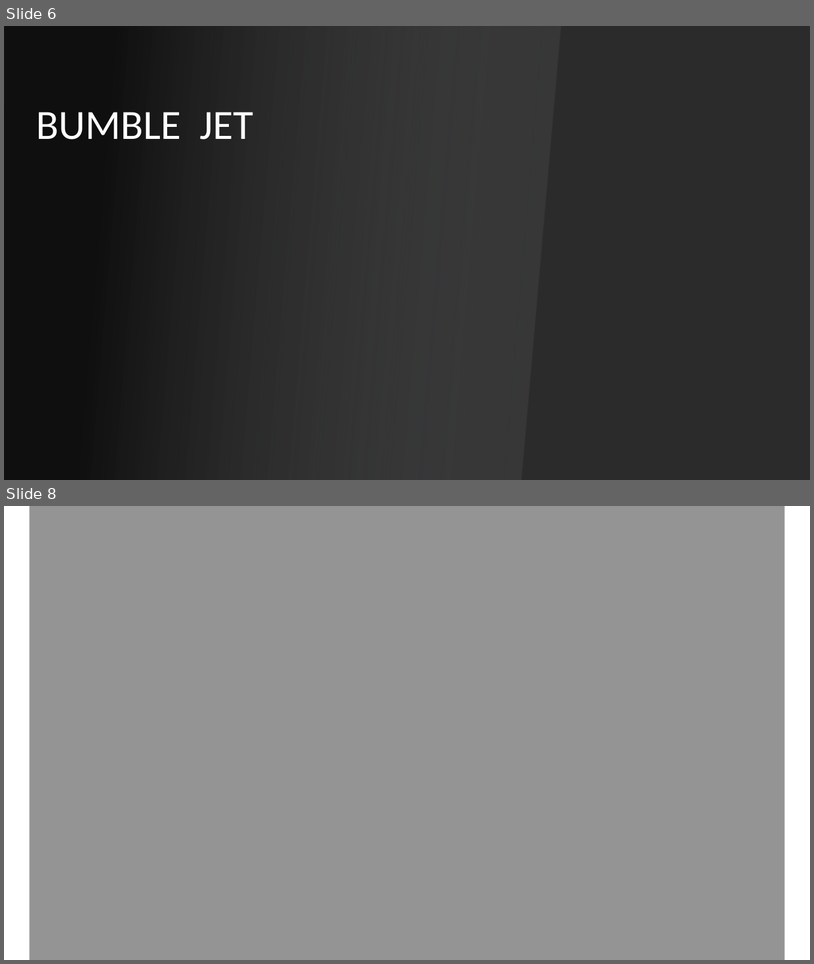
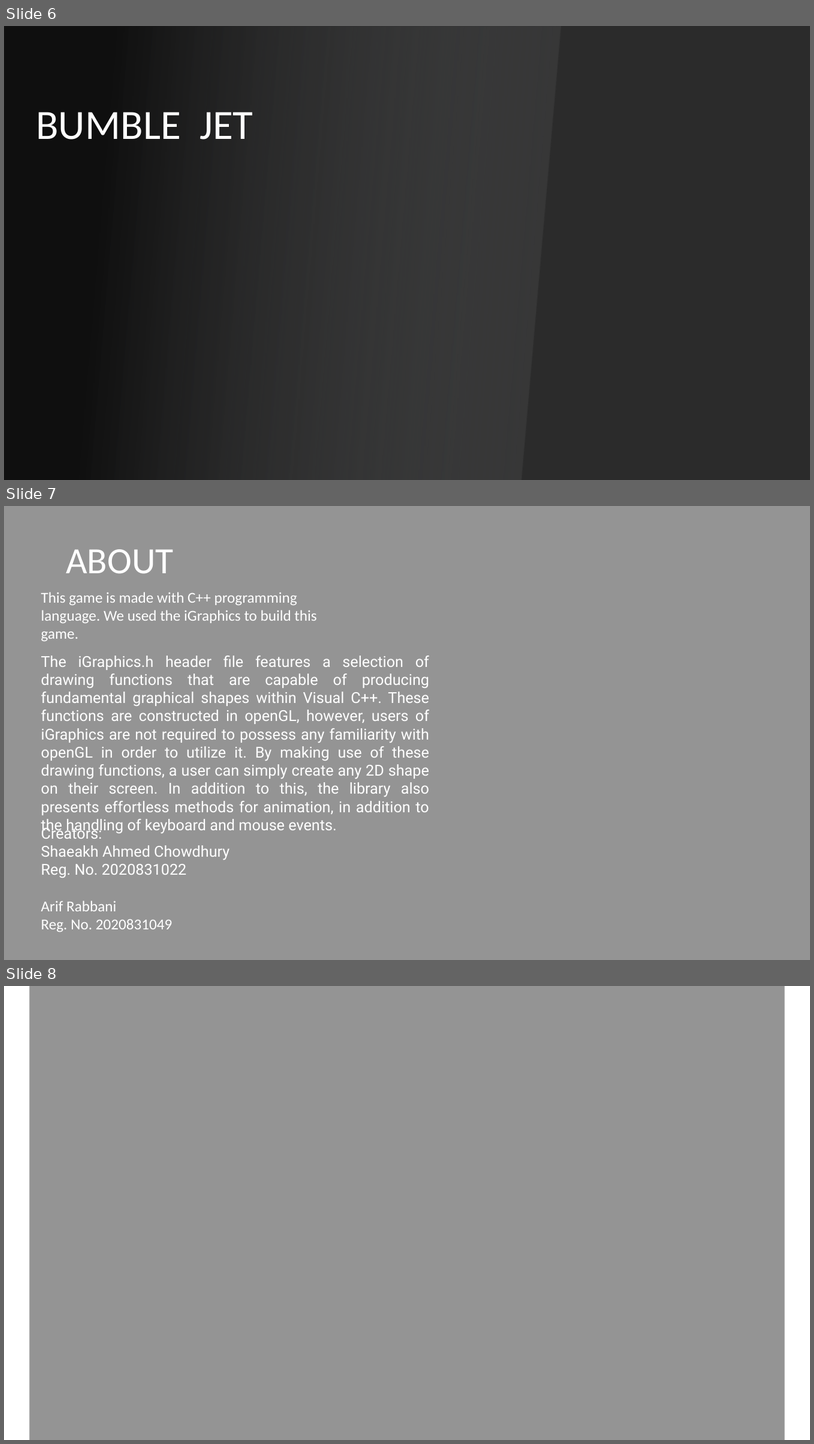
Before and after one commit to shaeakh/GameProject150-Bumble-Jet, a slide deck: menu/bg.pptx. Shown one above the other, each under a label of ours: slides 6 and 8 before the commit, slides 6, 7 and 8 after it; the slides between them are not shown. The pictures are 814x964 and 814x1444 pixels, drawn with LibreOffice and Linux fonts; fonts in the diff are those of the drawing; background and template pictures are left out; a plain dark background stands for a picture behind light text. Boxes give left, top, right and bottom in pixels: in the first picture for what was removed or moved away, otherwise in the second. Text is boxed around its words. In the diff, an @@ line names an element or a change of style, - is before the commit and + after.

```diff
--- a/menu/bg.pptx
+++ b/menu/bg.pptx
@@ slide 7 added at bbox=[4, 506, 810, 960], background picture (left out) @@
@@ rectangle added at bbox=[4, 506, 810, 960], fill #000000 at 42% opacity @@
@@ text added at bbox=[66, 549, 173, 574], 44 pt, text #FFFFFF @@
+ABOUT
@@ text added at bbox=[41, 592, 317, 929], 18 pt, text #FFFFFF @@
+This game is made with C++ programming language. We used the iGraphics to build this game.
+Creators:
+Shaeakh Ahmed Chowdhury
+Reg. No. 2020831022
+Arif Rabbani
+Reg. No. 2020831049
@@ text added at bbox=[41, 655, 429, 834], 18 pt, text #FFFFFF @@
+The iGraphics.h header file features a selection of drawing functions that are capable of producing fundamental graphical shapes within Visual C++. These functions are constructed in openGL, however, users of iGraphics are not required to possess any familiarity with openGL in order to utilize it. By making use of these drawing functions, a user can simply create any 2D shape on their screen. In addition to this, the library also presents effortless methods for animation, in addition to the handling of keyboard and mouse events.
```
Also in this commit, not shown: 1 slide removed, 40 other files.
